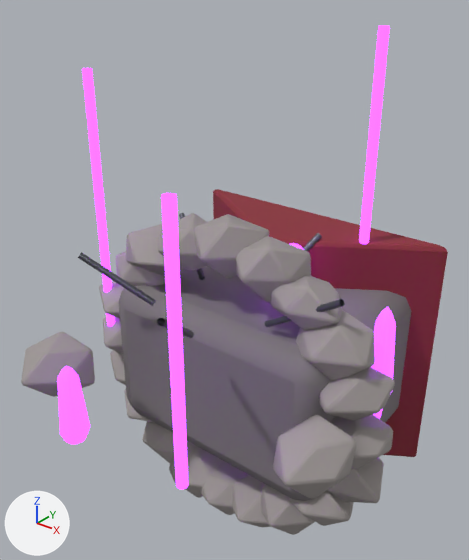
The glTF model models/buildings/laboratory.glb: old version first, new version second.
Camera for both pictures: a 50 mm camera at (3.87, -4.54, 4.17) aimed at (-0.19, 0.54, 1.02). Arrows for +X, +Y and +Z are at lower left; the lights stay in place. The older version comes first. Where no turn or scale is listed for an object, it has been applied to the vertices.

Objects in the first picture: 'FoundationStone_0', 'FoundationStone_1', 'FoundationStone_16', 'FoundationStone_17', 'FoundationStone_18', 'FoundationStone_19', 'FoundationStone_2', 'FoundationStone_3', 'FoundationStone_4', 'FoundationStone_5', 'FoundationStone_6', 'FoundationStone_7', 'L2Foundation', 'L3Spire', 'L5Foundation', 'L6Spire', 'L9Spire', 'Laboratory', 'LaboratoryRoof' and 15 more.
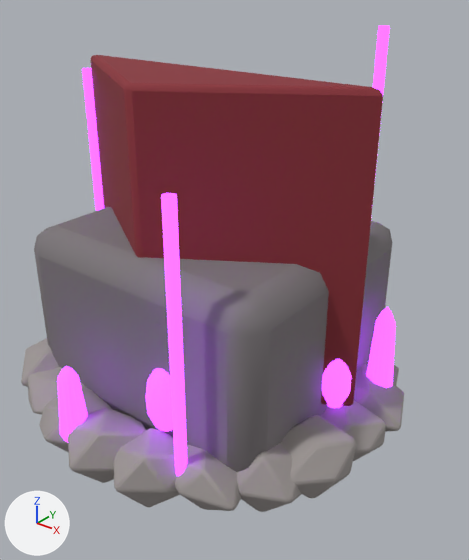
Where the change shows, as pixel boxes [x1, y1, x2, y2] in the pictures (469 x 560 px):
'LaboratoryRoof', moved
    before: [213, 189, 448, 457]
    after: [91, 55, 383, 406]
'Laboratory', moved
    before: [119, 266, 411, 501]
    after: [34, 207, 392, 472]
'FoundationStone_4', moved
    before: [236, 236, 311, 302]
    after: [114, 428, 190, 508]
'FoundationStone_2', moved
    before: [296, 310, 375, 380]
    after: [237, 442, 301, 512]
'FoundationStone_5', moved
    before: [194, 214, 269, 278]
    after: [68, 408, 146, 483]
'FoundationStone_3', moved
    before: [270, 276, 342, 330]
    after: [175, 445, 241, 511]
'FoundationStone_19', moved
    before: [327, 457, 384, 503]
    after: [354, 364, 404, 432]
'FoundationStone_1', moved (not visible afterwards)
    before: [319, 367, 395, 420]
'FoundationStone_7', moved
    before: [126, 224, 188, 275]
    after: [28, 367, 85, 415]
'FoundationStone_0', moved
    before: [331, 415, 393, 469]
    after: [321, 401, 386, 461]
'FoundationStone_6', moved
    before: [157, 213, 208, 270]
    after: [39, 386, 113, 452]
'FoundationStone_17', moved (not visible afterwards)
    before: [261, 484, 315, 535]
'FoundationStone_18', moved (mostly hidden afterwards)
    before: [288, 490, 354, 526]
    after: [393, 365, 399, 385]
'FoundationStone_16', moved (not visible afterwards)
    before: [232, 475, 271, 527]
'L5Foundation', unchanged, covered by the edit
    before: [21, 332, 95, 397]
    after: [21, 338, 59, 387]
'L9Spire', unchanged, covered by the edit
    before: [359, 25, 390, 244]
    after: [371, 25, 390, 216]
'Vial_1', unchanged, uncovered by the edit
    before: [290, 243, 304, 250]
    after: [145, 368, 173, 432]
'FoundationStone_15', unchanged, covered by the edit
    before: [201, 461, 248, 515]

What the commit changed:
Object 'FoundationStone_0' (ob_foundationstone_0) moves from (1.59, 0.2, 0.0) to (1.59, 0.0, 0.2).
Object 'FoundationStone_1' (ob_foundationstone_1) moves from (1.51, 0.2, 0.49) to (1.51, -0.49, 0.2).
Object 'FoundationStone_2' (ob_foundationstone_2) moves from (1.29, 0.2, 0.94) to (1.29, -0.94, 0.2).
Object 'FoundationStone_3' (ob_foundationstone_3) moves from (0.94, 0.2, 1.29) to (0.94, -1.29, 0.2).
Object 'FoundationStone_4' (ob_foundationstone_4) moves from (0.49, 0.2, 1.51) to (0.49, -1.51, 0.2).
Object 'FoundationStone_5' (ob_foundationstone_5) moves from (0.0, 0.2, 1.59) to (0.0, -1.59, 0.2).
Object 'FoundationStone_6' (ob_foundationstone_6) moves from (-0.49, 0.2, 1.51) to (-0.49, -1.51, 0.2).
Object 'FoundationStone_7' (ob_foundationstone_7) moves from (-0.94, 0.2, 1.29) to (-0.94, -1.29, 0.2).
Object 'FoundationStone_16' (ob_foundationstone_16) moves from (0.49, 0.2, -1.51) to (0.49, 1.51, 0.2).
Object 'FoundationStone_17' (ob_foundationstone_17) moves from (0.94, 0.2, -1.29) to (0.94, 1.29, 0.2).
Object 'FoundationStone_18' (ob_foundationstone_18) moves from (1.29, 0.2, -0.94) to (1.29, 0.94, 0.2).
Object 'FoundationStone_19' (ob_foundationstone_19) moves from (1.51, 0.2, -0.49) to (1.51, 0.49, 0.2).
Object 'Laboratory' (ob_laboratory) moves from (0.0, 1.0, 0.0) to (0.0, 0.0, 1.0).
Object 'LaboratoryRoof' (ob_laboratoryroof) moves from (0.0, 1.9, 0.0) to (0.0, 0.0, 1.9).
